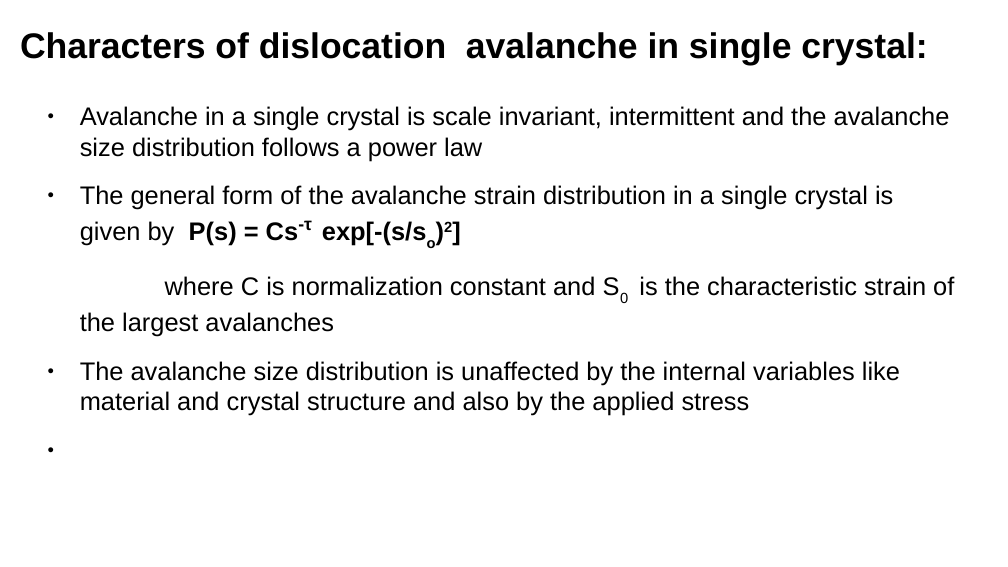
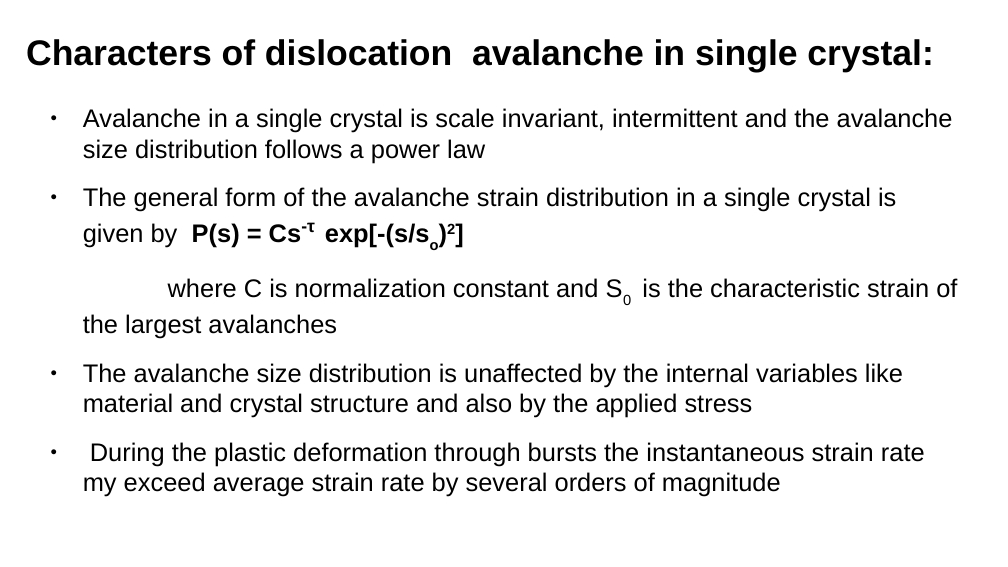
Before and after one commit to ARUN-PRAKASH-95/Journal-club, a slide deck: slide 7 of Presentation/Journalclub.odp. Drawn at 1008x567 pixels with LibreOffice and Linux fonts; fonts in the diff are those of the drawing. Boxes give left, top, right and bottom in pixels: in the first picture for what was removed or moved away, otherwise in the second. Text is boxed around its words. In the diff, an @@ line names an element or a change of style, - is before the commit and + after.

```diff
--- a/Presentation/Journalclub.odp
+++ b/Presentation/Journalclub.odp
@@ title "Characters of dislocation avalanche in ...": place and size @@
-title "Characters of dislocation avalanche in ..." at box(20, 32, 927, 66)
+title "Characters of dislocation avalanche in ..." at box(26, 39, 933, 73)
@@ text at box(83, 442, 925, 497): paragraph added @@
+● During the plastic deformation through bursts the instantaneous strain rate my exceed average strain rate by several orders of magnitude
```
Also in this commit, not shown: 4 other slides changed, 4 slides added, 3 other files.
